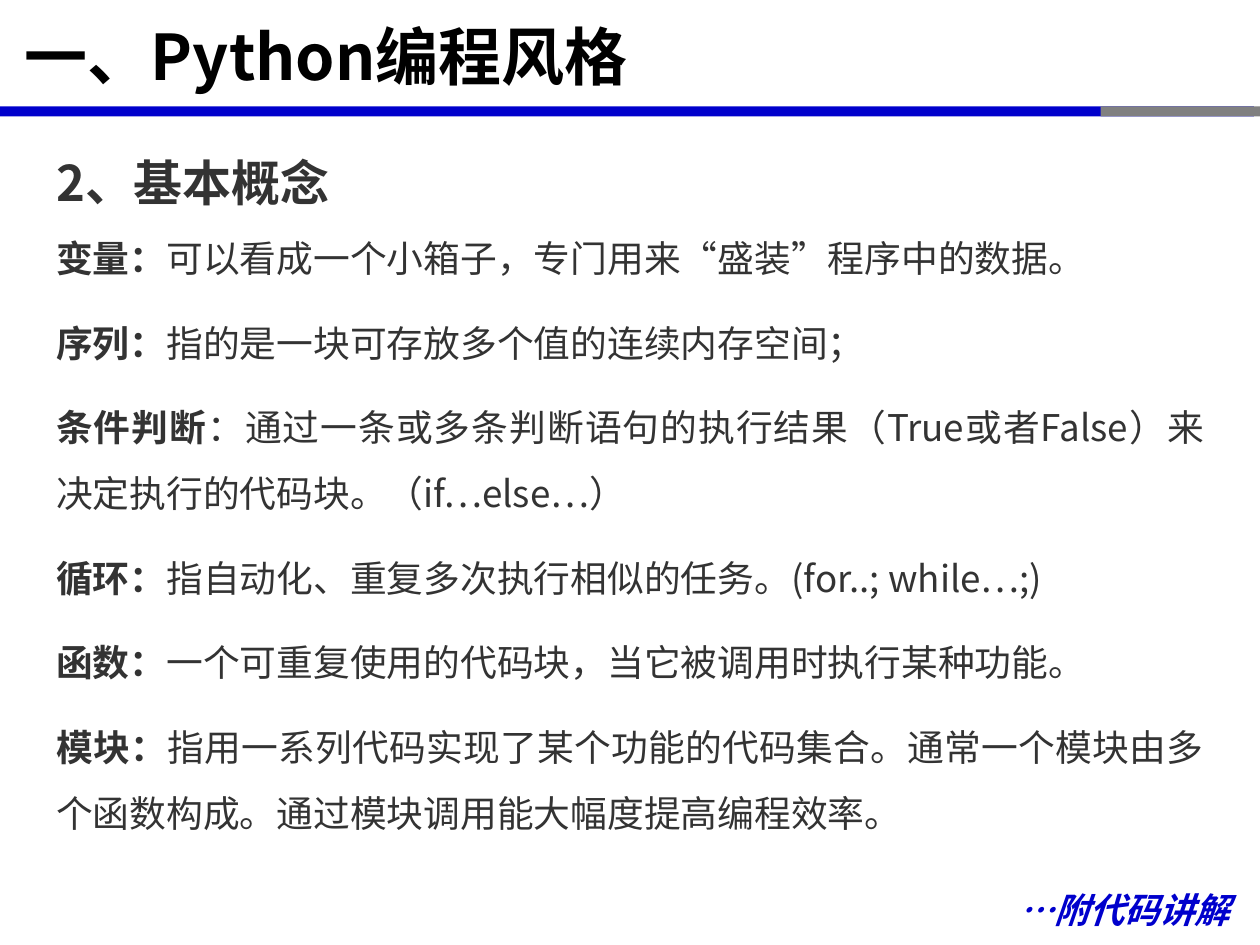
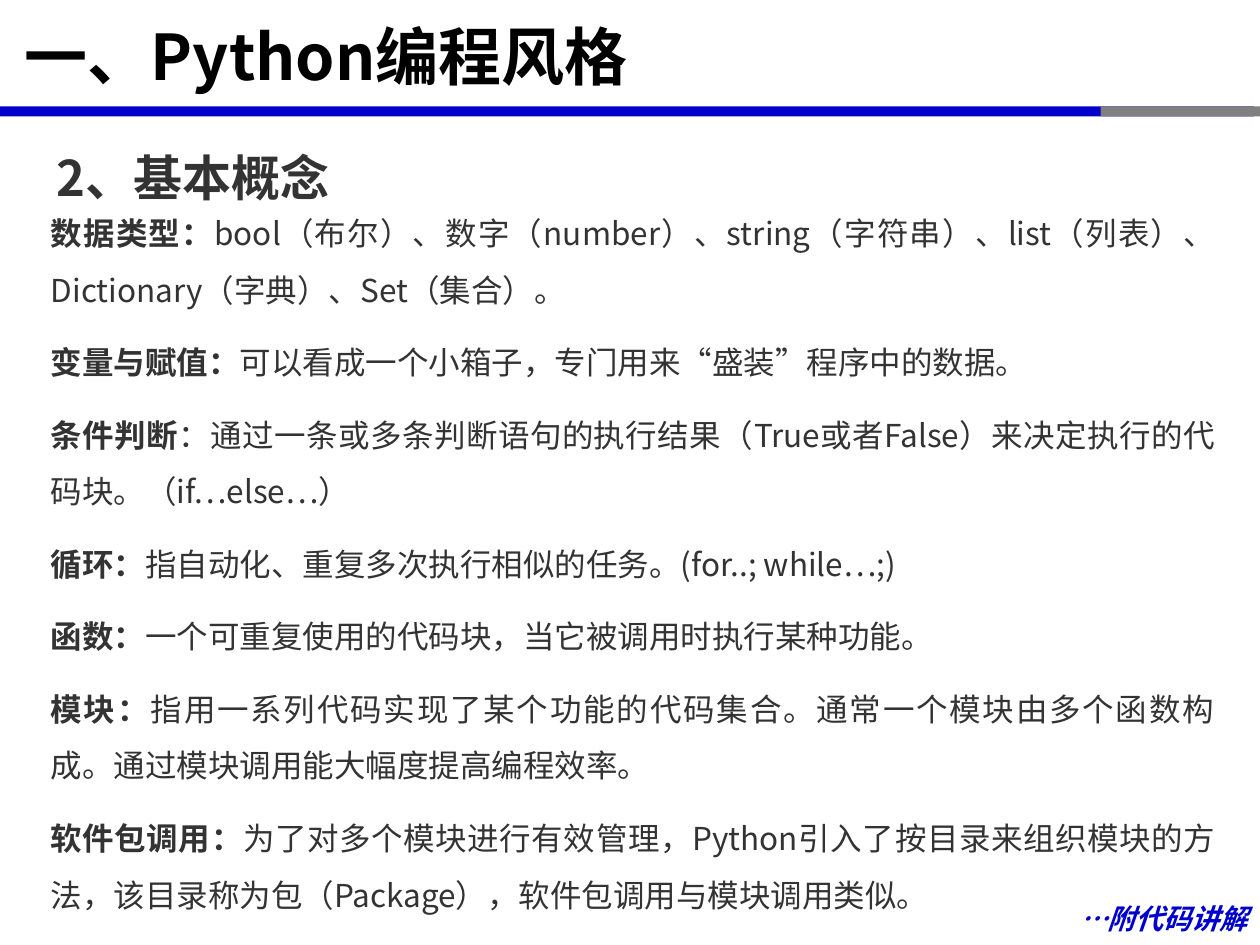
Before and after one commit to xinluo2018/open-source-gis-course, a slide deck: slide 5 of 第4章-矢量数据处理-8课时/第4章-矢量数据处理.pptx. Drawn at 1260x945 pixels with LibreOffice and Linux fonts; fonts in the diff are those of the drawing. Boxes give left, top, right and bottom in pixels: in the first picture for what was removed or moved away, otherwise in the second. Text is boxed around its words. In the diff, an @@ line names an element or a change of style, - is before the commit and + after.

```diff
--- a/第4章-矢量数据处理-8课时/第4章-矢量数据处理.pptx
+++ b/第4章-矢量数据处理-8课时/第4章-矢量数据处理.pptx
@@ text "2、基本概念": place and size @@
-text "2、基本概念" at [56, 158, 330, 206]
+text "2、基本概念" at [56, 153, 330, 201]
@@ text "数据类型：bool（布尔）、数字（number）、string（字符串）、list（列表）、Dictionary（字典） ...": place and size @@
-text "数据类型：bool（布尔）、数字（number）、string（字符串）、list（列表）、Dictionary（字典） ..." at [56, 240, 1204, 830]
+text "数据类型：bool（布尔）、数字（number）、string（字符串）、list（列表）、Dictionary（字典） ..." at [51, 218, 1215, 915]
@@ text at [51, 218, 1215, 377]: text changed; size 21 to 18 pt @@
-变量：可以看成一个小箱子，专门用来“盛装”程序中的数据。
-序列：指的是一块可存放多个值的连续内存空间；
+数据类型：bool（布尔）、数字（number）、string（字符串）、list（列表）、Dictionary（字典）、Set（集合）。
+变量与赋值：可以看成一个小箱子，专门用来“盛装”程序中的数据。
@@ text at [51, 420, 1215, 780]: size 21 to 18 pt in "条件判断：通过一条或多条判断语句的执行结果（True或者False）来决定执行的代码块。（if…else…）", "循环：指自动化、重复多次执行相似的任务。(for..; while…;)", "函数：一个可重复使用的代码块，当它被调用时执行某种功能。", "模块：指用一系列代码实现了某个功能的代码集合。通常一个模块由多个函数构成。通过模块调用能大幅度提高编程效率。"; less space between paragraphs @@
@@ text at [51, 823, 1215, 915]: paragraph added @@
+软件包调用：为了对多个模块进行有效管理，Python引入了按目录来组织模块的方法，该目录称为包（Package），软件包调用与模块调用类似。
@@ text "…附代码讲解": place and size @@
-text "…附代码讲解" at [1019, 893, 1229, 926]
+text "…附代码讲解" at [1080, 905, 1247, 932]
@@ text "…附代码讲解" at [1080, 905, 1247, 932]: size 20 to 16 pt; less space between paragraphs @@
```
Also in this commit, not shown: 4 other slides changed, 25 other files.
